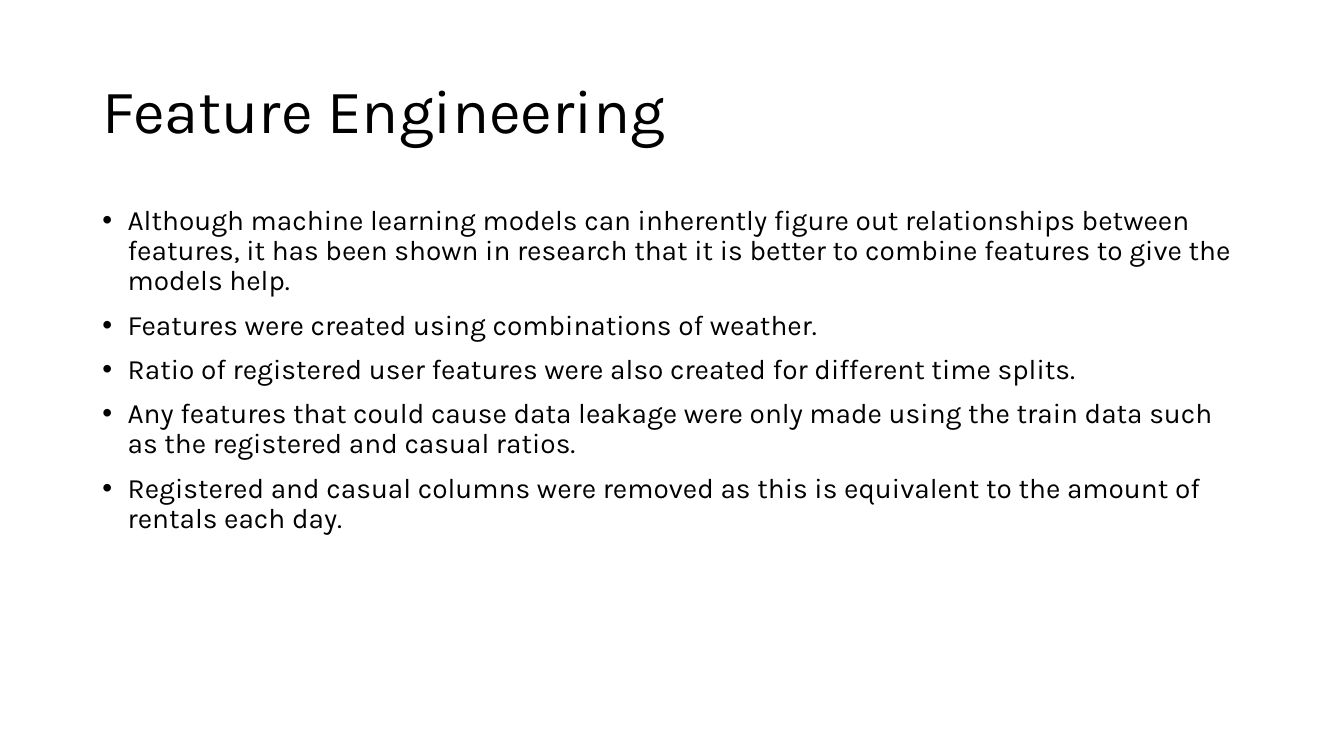
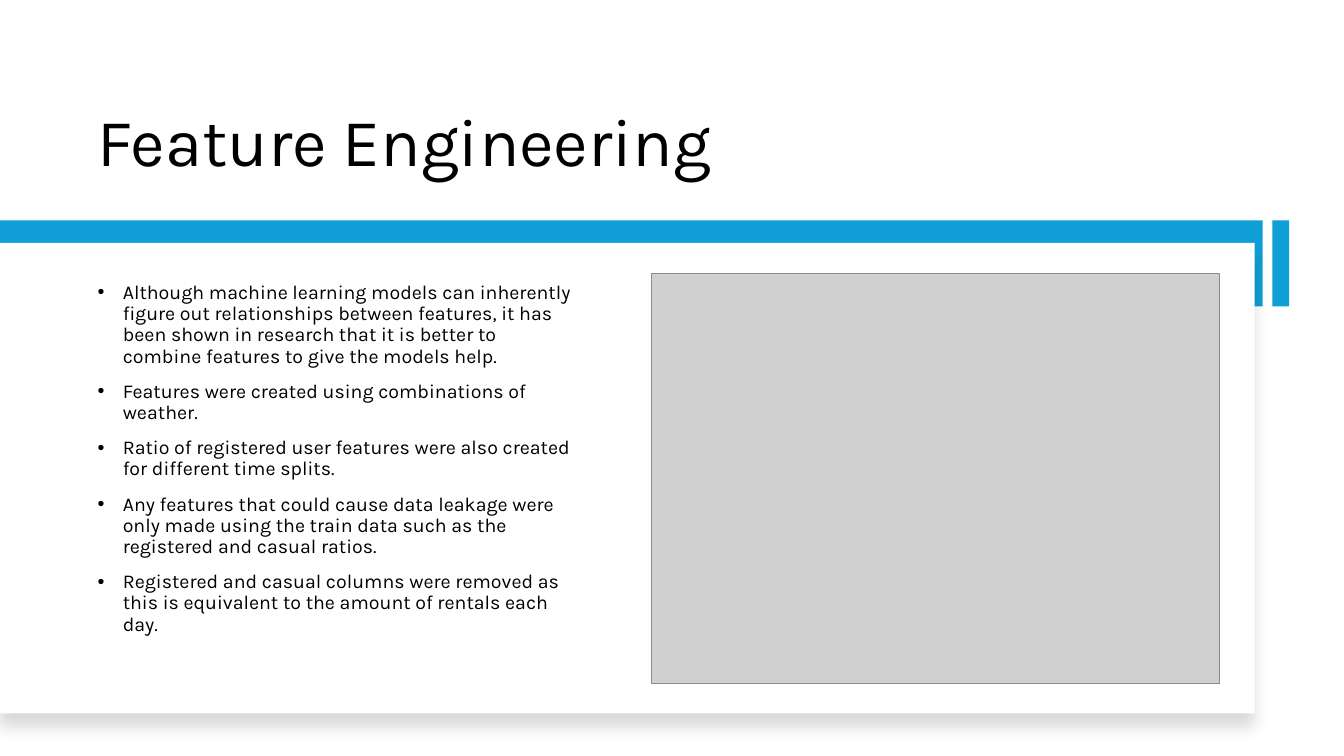
Before and after one commit to lrcode97/bike_demand_2025, a slide deck: slide 10 of presentation.pptx (slide 12 before the commit). Drawn at 1344x756 pixels with LibreOffice and Linux fonts; fonts in the diff are those of the drawing; grey boxes stand for pictures. Boxes give left, top, right and bottom in pixels: in the first picture for what was removed or moved away, otherwise in the second. Text is boxed around its words. In the diff, an @@ line names an element or a change of style, - is before the commit and + after.

```diff
--- a/presentation.pptx
+++ b/presentation.pptx
@@ title "Feature Engineering" at (98,119,711,183): size 44 to 48 pt; vertical alignment middle to bottom @@
@@ rectangle added at (0,221,1263,307), fill #0F9ED5 @@
@@ rectangle added at (1272,221,1290,307), fill #0F9ED5 @@
@@ rectangle added at (0,243,1255,714), fill #FFFFFF @@
@@ text "Although machine learning models can ...": place and size @@
-text "Although machine learning models can ..." at (128,210,1231,535)
+text "Although machine learning models can ..." at (123,285,571,636)
@@ text "Although machine learning models can ..." at (123,285,571,636): size 20 to 14 pt; vertical alignment top to middle @@
@@ picture added at (651,274,1219,684) @@
```
Also in this commit, not shown: 5 other slides changed, 8 slides added, 9 slides removed, 12 other files.
